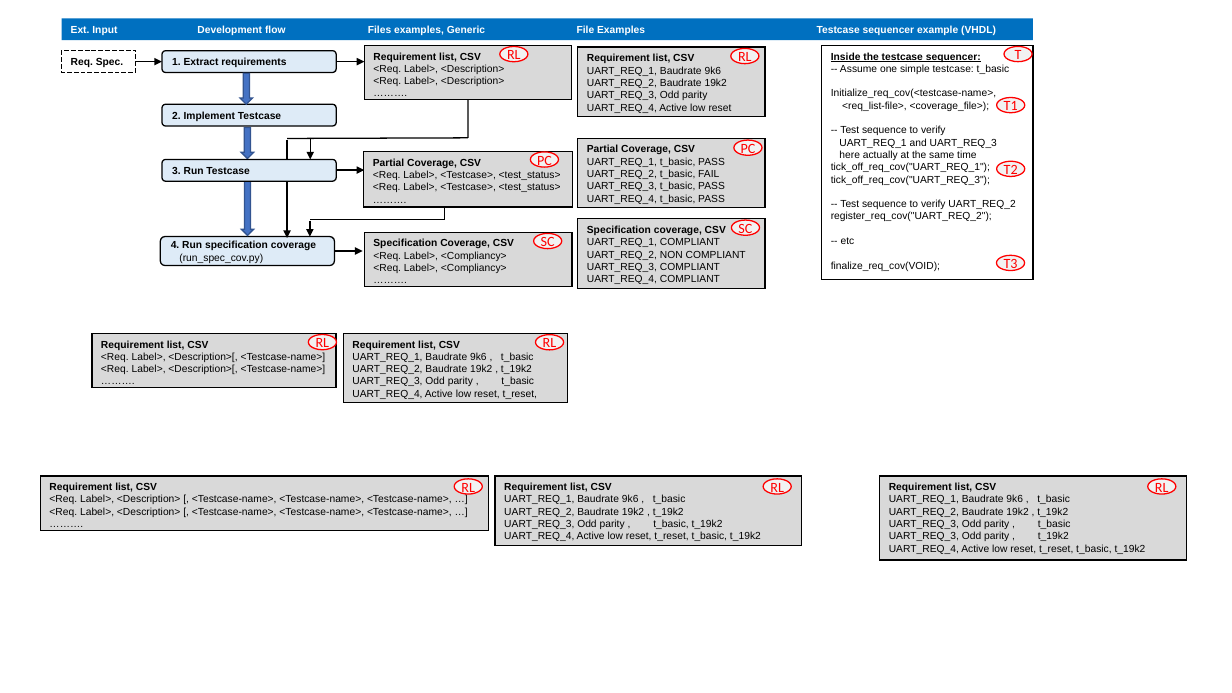
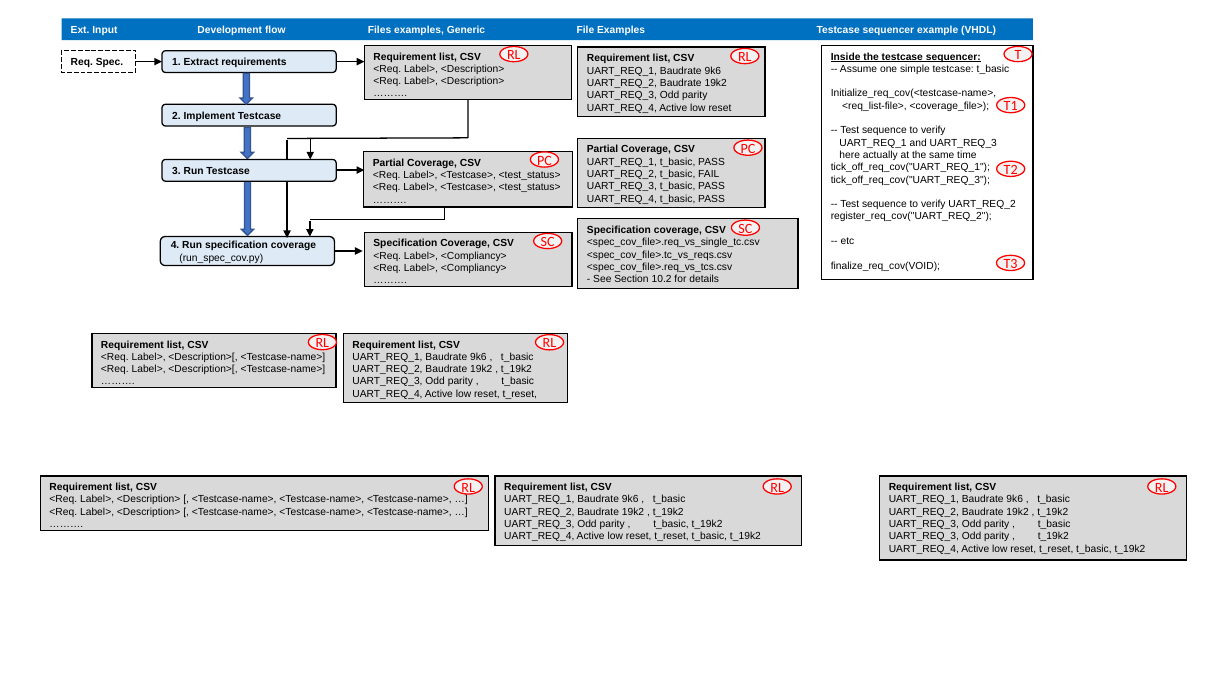
Before and after one commit to UVVM/UVVM, a slide deck: slide 1 of bitvis_vip_spec_cov/doc/Figures.pptx. Drawn at 1232x693 pixels with LibreOffice and Linux fonts; fonts in the diff are those of the drawing. Boxes give left, top, right and bottom in pixels: in the first picture for what was removed or moved away, otherwise in the second. Text is boxed around its words. In the diff, an @@ line names an element or a change of style, - is before the commit and + after.

```diff
--- a/bitvis_vip_spec_cov/doc/Figures.pptx
+++ b/bitvis_vip_spec_cov/doc/Figures.pptx
@@ rectangle "Specification coverage, CSV": place and size @@
-rectangle "Specification coverage, CSV" at <box>578,219,765,288</box>
+rectangle "Specification coverage, CSV" at <box>578,219,798,288</box>
@@ text in rectangle at <box>587,238,760,282</box>: text changed @@
-UART_REQ_1, COMPLIANT
-UART_REQ_2, NON COMPLIANT
-UART_REQ_3, COMPLIANT
-UART_REQ_4, COMPLIANT
+<spec_cov_file>.req_vs_single_tc.csv
+<spec_cov_file>.tc_vs_reqs.csv
+<spec_cov_file>.req_vs_tcs.csv
+- See Section 10.2 for details
```
Also in this commit, not shown: 1 other file.
